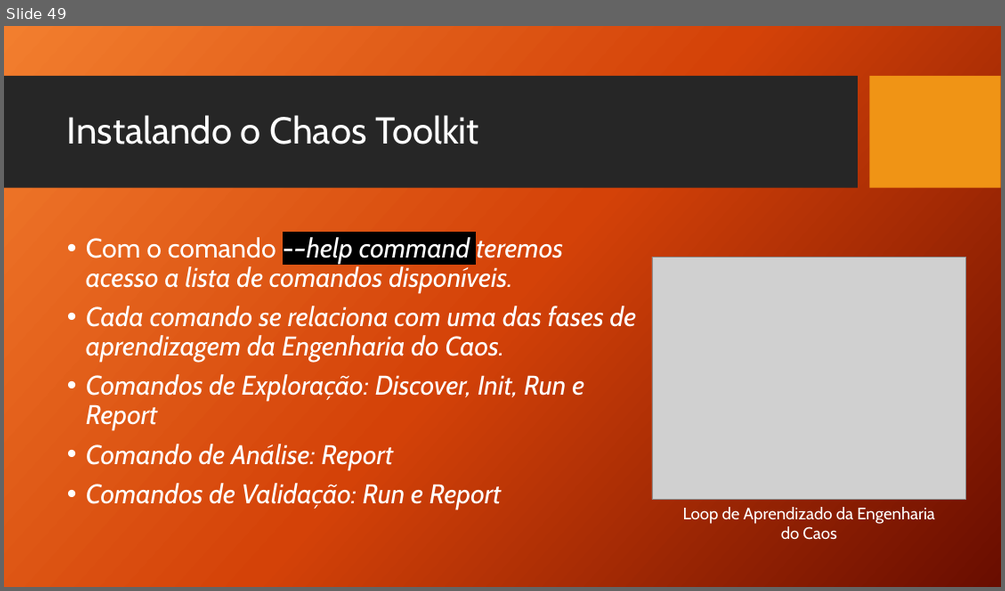
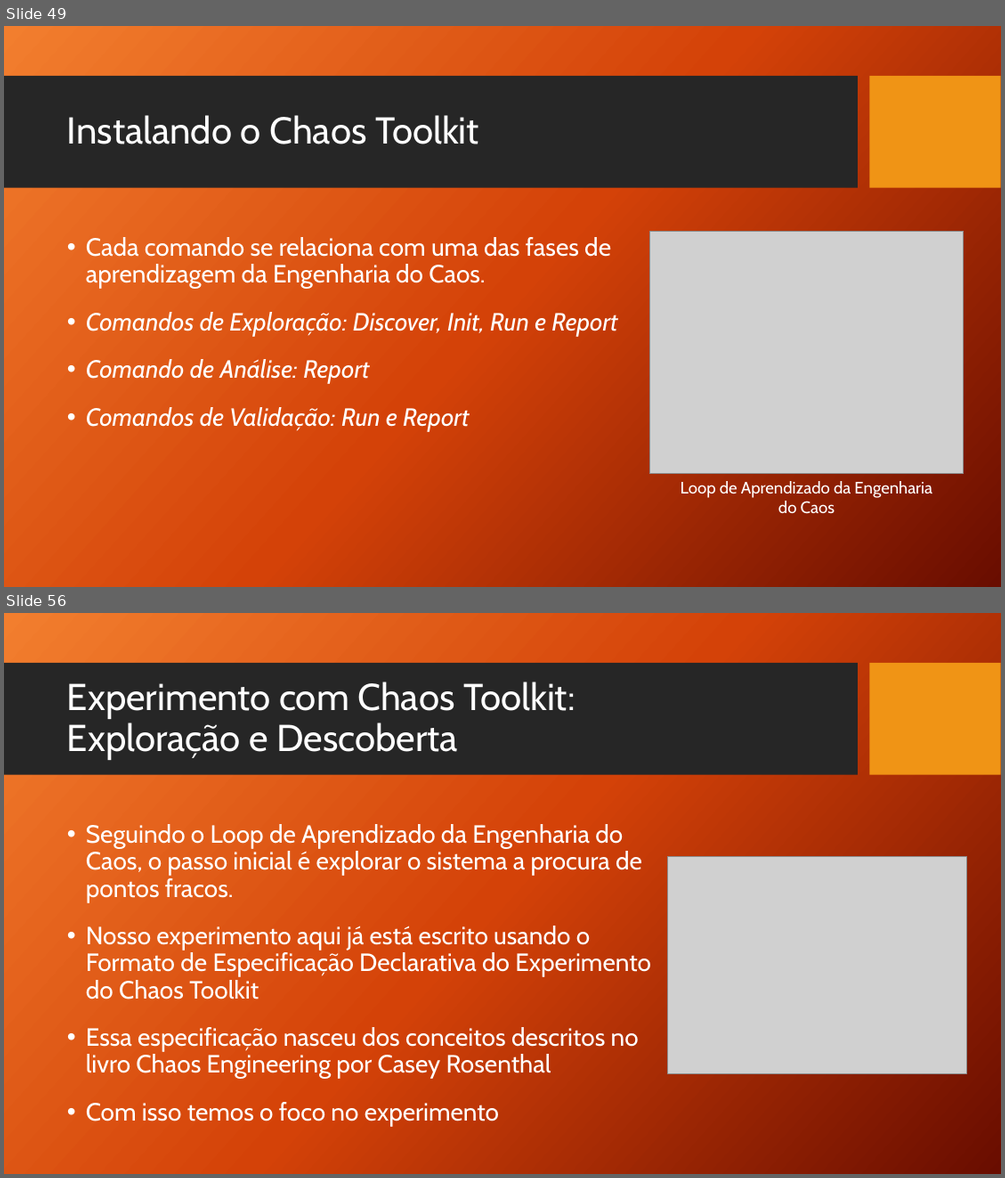
Before and after one commit to TCC-Chaos-Engineering/docs-chaos-engineering, a slide deck: docs/Chaos Engineering - Das Hipoteses aos Testes.pptx. Shown one above the other, each under a label of ours: slide 49 before the commit, slides 49 and 56 after it; the slides between them are not shown. The pictures are 1005x591 and 1005x1178 pixels, drawn with LibreOffice and Linux fonts; fonts in the diff are those of the drawing; grey boxes stand for pictures; background and template pictures are left out. Boxes give left, top, right and bottom in pixels: in the first picture for what was removed or moved away, otherwise in the second. Text is boxed around its words. In the diff, an @@ line names an element or a change of style, - is before the commit and + after.

```diff
--- a/docs/Chaos Engineering - Das Hipoteses aos Testes.pptx
+++ b/docs/Chaos Engineering - Das Hipoteses aos Testes.pptx
@@ slide 56 added at (4,613,1001,1174), background picture (left out); not listed: 2 template elements that a slide beside it also shows @@
@@ title added at (67,682,575,760), 36 pt, text #FFFFFF @@
+Experimento com Chaos Toolkit:
+Exploração e Descoberta
@@ text added at (86,824,651,1126), 24 pt, text #FFFFFF @@
+• Seguindo o Loop de Aprendizado da Engenharia do Caos, o passo inicial é explorar o sistema a procura de pontos fracos.
+• Nosso experimento aqui já está escrito usando o Formato de Especificação Declarativa do Experimento do Chaos Toolkit
+• Essa especificação nasceu dos conceitos descritos no livro Chaos Engineering por Casey Rosenthal
+• Com isso temos o foco no experimento
@@ picture added at (668,857,966,1074) @@
@@ slide 49 changed as well @@
@@ text "Cada comando se relaciona com ..." at (86,237,617,432): size 26 to 24 pt; italic off in "Cada comando se relaciona com uma das ..."; more space between paragraphs @@
@@ text at (86,237,563,293): paragraph removed @@
-• Com o comando -–help command teremos acesso a lista de comandos disponíveis.
@@ picture: place and size @@
-picture at (652,257,966,499)
+picture at (649,231,963,473)
@@ text "Loop de Aprendizado da Engenharia ...": place and size @@
-text "Loop de Aprendizado da Engenharia ..." at (683,507,935,540)
+text "Loop de Aprendizado da Engenharia ..." at (680,481,932,514)
```
Also in this commit, not shown: 27 other slides changed, 20 other slides added, 2 slides removed.
